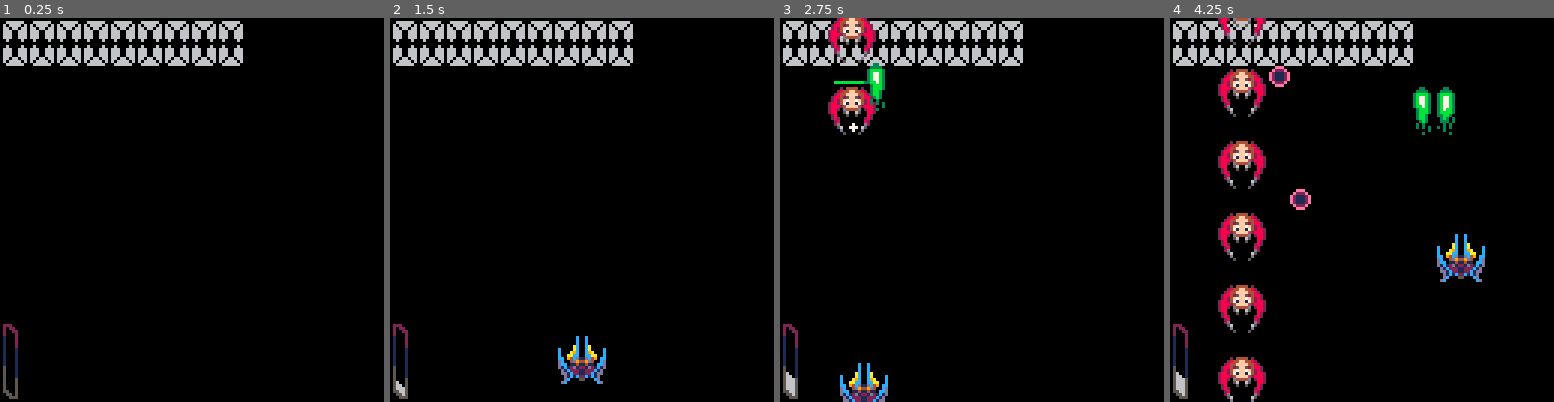
Above: before the commit, frames 1-4 (left to right).
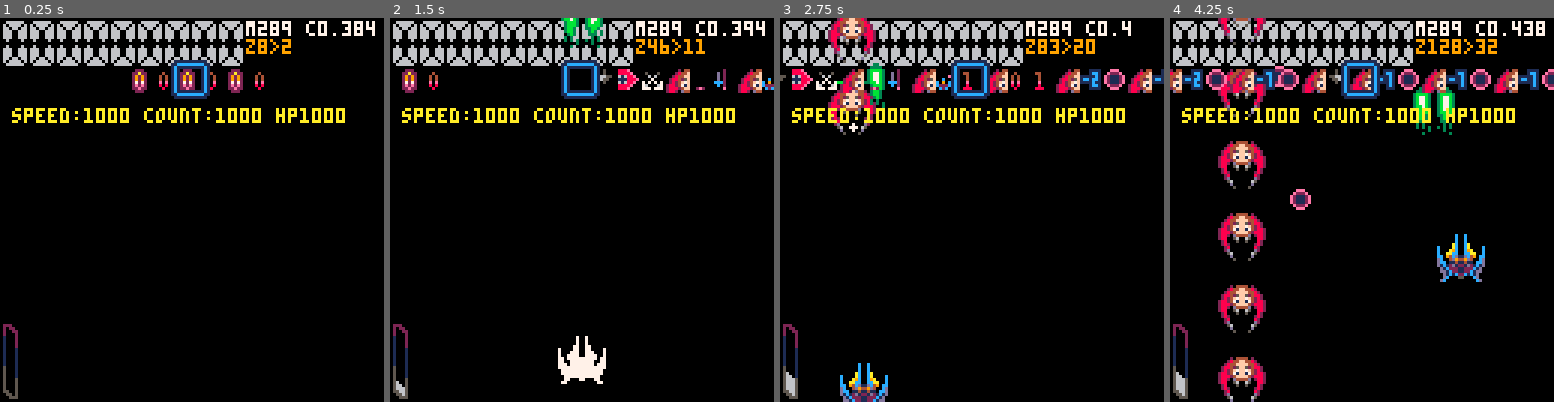
Above: after the commit, the same moments.

Repository: moechofe/pico8-mademoiselle-danmaku
Game: PICO-8 cartridge md.p8
Same seed, same stepped clock (60 frames per second), same inputs: the game is played once before the commit and once after it.
Inputs:
- Up to frame 1 (0.25 s): no input
- Up to frame 2 (1.5 s): tap O (Z key) at 0.33, 0.7, 1.43 s; tap X (X key) at 1.07 s
- Up to frame 3 (2.75 s): hold Left 1.97-2.37 s; tap X (X key) at 2.07, 2.4, 2.73 s; tap O (Z key) at 2.22 s; hold Down from 2.42 s (still down)
- Up to frame 4 (4.25 s): release Down at 2.82 s; hold Right 2.87-3.53 s; tap X (X key) every 0.33 s from 3.07 to 4.07 s; tap O (Z key) at 3.1, 3.98 s; hold Up 3.58-4.08 s; hold Right from 4.13 s (still down)

The runs differ from the first frame. In frame 1, 3.9% of the frame differs, in the area x 3-98%, y 0-28%; in frame 2, 5.9%; in frame 3, 5.8%; in frame 4, 7.0%, in the area x 0-100%, y 0-28%.

Commit message:
work on conductor and difficulty

Diff:
--- a/md.p8
+++ b/md.p8
@@ -1,20 +1,28 @@
 pico-8 cartridge // http://www.pico-8.com
 version 8
 __lua__
--- mademoiselle danmaku 0.20
+-- mademoiselle danmaku 0.21
 -- martin mauchauffee
 
--- todo: mutualize the code than
--- search for a specific "t".
--- the tile use in a cell of the
--- timeline.
+-- todo: prevent ship shoot
+-- bullets after vessel dead
+-- when below a certain y
+
+-- todo: vessel should no gain
+-- lazer when dead
 
 -- todo: make the lazer moar
 -- powerfull when it's red
 
--- todo: make sure if boss health
--- is zero to got straith to the
--- next 'm' marker
+-- todo: update conductor when
+-- lazer red is used
+
+-- todo: add a timer for boss
+
+-- todo: add a boss score
+-- multiplyer depends on timer
+-- or a depends on the speed of
+-- damage done on the boss
 
 -- todo: add a var that contain
 -- the additionnal value use
@@ -27,18 +35,11 @@
 -- because it's been hit, make
 -- it go down a little too.
 
--- todo: make the vessel godlike
--- 40/50 frame after respawn
-
 -- todo: count number of ship
 -- spawned
 
 -- todo: count number of ship
 -- destroyed
-
--- todo: make the score more
--- higher when ship are shoot
--- there bullets, more
 
 -- todo: prevent the ship to
 -- shoot bullets when player
@@ -163,10 +164,9 @@
 fp.g,fp.l=21,32
 le={} -- level
 co={} -- director normal setup
-co.ss=1.0 -- shape speed multiplyer
-co.sc=1.0 -- shape count multiplyer
-co.sd=1.0 -- shape delay multiplyer
-co.hb=1.0 -- ship hp multiplyer
+co.ss=1000 -- shape speed multiplyer
+co.sc=1000 -- shape count multiplyer
+co.hb=1000 -- ship hp multiplyer
 ui={} -- ui
 ui.d={} -- digit for score
 ui.s={} -- score per digits
@@ -183,6 +183,14 @@
 end
 
 function none()end
+
+-- ============================
+-- conductor helpep
+
+function bcount(c)
+ local n=max(1,c*(co.sc/1000))
+ if(c%2!=n%2)n+=1
+ return n end
 
 -- ============================
 -- bullet movements
@@ -496,6 +504,7 @@
   elseif t==79 then
    bo.m+=100
    bo.b+=100
+   bo.i+=2
    bo.a=true
   --developer markers
   elseif t==24 then
@@ -796,8 +805,8 @@
  q=qs[qs.g] next(qs,0)
  q.c,q.d,q.e,q.t,q.n,q.m,q.s,
  q.w,q.z,q.h,q.f
- =c*co.sc,0,d*co.sd,t,n,m,
- s*co.ss,w,0,h,f end
+ =bcount(c),0,d,t,n,m,
+ s*(co.ss/1000),w,0,h,f end
 
 -- x,y= position
 -- u,v= direction
@@ -813,8 +822,8 @@
  h.x,h.y,h.u,h.v,h.f,h.s,h.o,
  h.m,h.a,h.b,h.d,h.e,h.c,h.z,
  h.r,h.t
- =x,y,u,v,f,s,o,m,true,b*co.hb,
- 0,b,0,0,r,0
+ =x,y,u,v,f,s,o,m,true,
+ flr(b*(co.hb/1000)),0,b,0,0,r,0
  return h end
 
 function damage(h,v,qs,ve,ui)
@@ -834,7 +843,7 @@
    end
    le.a=le.rk
    le.rk,le.ma=0,0
-   bo.m,bo.a=0,false
+   bo.m,bo.a,bo.i=0,false,4
    for i=1,6 do
     local b=bo[i]
     if(b.q>0)qs[b.q].t=0
@@ -846,6 +855,7 @@
   else
    kill(h)
    locald(h.x,h.y,h.r/2,h.r/100)
+   co.ss=min(1400,co.ss+10)
   end
  end
 end
@@ -859,7 +869,7 @@
  sfx(5)
  h.b,h.m,h.a=0,none,false
  if(qs[h.q])qs[h.q].t=0
- sco(max(99,(h.c*111)-h.z+h.r))
+ sco(max(99,(h.c*333)-h.z+h.r))
  if(h.q>0)qs[h.q].t=0
  if ve.p<ui.p-3 then
   if ui.t<999 then
@@ -885,6 +895,7 @@
   ui.t=0
   --ui.p=20
  end
+ co.hb=min(1300,co.hb+10)
 end
 
 function dead()
@@ -892,6 +903,9 @@
  effect(ve.x,ve.y,die,0)
  ve.x,ve.y=0,140
  anim=arrive(110)
+ co.ss=max(700,co.ss-150)
+ co.sc=max(500,co.sc-200)
+ co.hb=max(600,co.hb-100)
 end
 
 -- ============================
@@ -943,9 +957,10 @@
 
 function reset(lvl)
  ve.x,ve.y,ve.u,ve.v,ve.a,ve.b,
- ve.z,ve.d,ve.l,ve.s,ve.p,ve.w
+ ve.z,ve.d,ve.l,ve.s,ve.p,ve.w,
+ ve.g
  =0,140,0,0,false,false,0,false,
- false,3,-1,40
+ false,3,-1,40,false
  lp={}--late postion of vessels
  lp.i=1
  lpa=false--late position active
@@ -998,10 +1013,11 @@
  -- b=real hp
  -- m=max hp
  -- d=disp hp
+ -- i=hp heal speed
  bo.x,bo.y,bo.u,bo.v,bo.s,bo.h,
- bo.b,bo.d,bo.m,bo.a
+ bo.b,bo.d,bo.m,bo.a,bo.i
  =0,-50,0,30,0.5,1,
- 0,0,0,false
+ 0,0,0,false,4
  -- x,y=pos from boss
  -- a=active (needed)
  -- u,v=canon dir
@@ -1029,6 +1045,7 @@
 
 function arrive(wait)
  return cocreate(function()
+  ve.g=true
   while wait>0 do
    wait-=1
    yield()
@@ -1043,6 +1060,12 @@
    yield()
   end
   ve.a=true
+  wait=30
+  while wait>0 do
+   wait-=1
+   yield()
+  end
+  ve.g=false
   anim=false
  end)
 end
@@ -1053,7 +1076,8 @@
   ctr()
  elseif not anim then
   anim=arrive(10)
- elseif costatus(anim) then
+ end
+ if anim and costatus(anim) then
   coresume(anim)
  end
  upd()
@@ -1135,7 +1159,7 @@
   -- hp
   d=bo.b-bo.d
   if d>4 then
-   bo.d+=4
+   bo.d+=bo.i
   elseif d<-2 then
    bo.d-=2
   else
@@ -1167,7 +1191,6 @@
   spr(132,x,y-16,4,4,true)
   spr(136,x,y+0,4,2,true)
   spr(140,x,y+16,4,2,true)
-  pset(bo.x,bo.y,7)
  end
  -- update,draw ship
  for i=1,hs.l do
@@ -1233,8 +1256,15 @@
   f.z+=1
  end
  -- update,draw vessel
+ if ve.g and le.z%4>1 then
+  pal(10,7) pal(9,7)
+  pal(4,7) pal(12,7)
+  pal(13,7) pal(1,7)
+  pal(2,7) pal(5,7)
+ end
  spr(32,ve.x-8,ve.y-11,1,2)
  spr(32,ve.x,ve.y-11,1,2,true)
+ pal()
  -- update beam
  if ve.b then
   if be.d==0 then
@@ -1355,9 +1385,13 @@
   b.x+=b.u b.y+=b.v
   b.m(i,b)
   local d=dis(b.x-3,b.y-3,ve.x-4,ve.y-3)
-  if ve.a and d>0 then
+  if ve.a and d>0 and not ve.g then
    if(d<6)dead()
-   if(d<200)ve.d=true power(ve,0.375)
+   if d<200  then
+    ve.d=true
+    power(ve,0.375)
+    co.sc=min(1700,co.sc+1)
+   end
   end
   if b.x<-72 or b.x>72
   or b.y<-16 or b.y>142 then
@@ -1461,10 +1495,12 @@
  rectfill(-64,0,64,127,0)
  scene()
 
- if false then -- debug
+ if true then -- debug
   print("m"..flr(stat(0)).." c"..flr(stat(1)*1000)/1000,18,1,7)
   print("z"..le.z..">"..flr(le.a),18,7,9)
   print(err,-57,122,8)
+  print("speed:"..co.ss.." count:"..co.sc.." hp"..co.hb,-60,30,10)
+
   x,y=le.a%128,flr(le.a/128)
   map(x-8,y,-68,17,32,1)
   spr(95,-7,14)
@@ -1741,7 +1777,7 @@
 2a072f801c213c3c73607362780a070100082f29820a062f717974311f022e090000000000000000000000000000002a08083e05821f71798272310b82020b020a02002b062f09801c3c3c3c76730a07070708627022047376740100000000000000000000000a092d0909000000000000000000006070607060702f00787774
 00290906821c31820b070607820b0706070a0706070c070505010b070505010a07050501000000002907062f911c3c21737362700a04002f092b05833906832b05833906832b05833906830000000000293e0909311f7178607200930a03930a03930a03930a0300000000000000000000000000000000000000000000000000
 006070607060707f00090000000000000000080000000000070008285e39004f4f384e1f607279617321390a010b0100003a0000001c6174703b60710f02000000384e093b4f4f4f5e073a4e211e5a60757369703f0a0b030000211c63727160720e010000000000000e01000e01000000003b000e01000e010000000000000e
-01000000000e01000e010000000000000e01000e010000000000000e01000e01000000384e00284f4f4f5e004e000000211e60777264793c3c0e01000000000000311f5a60717860733f0c0d03000000004e093b380039003a0039285e004f4f4f4f4e211c3d3d3d3d61717363760e040000213c1c6078736172100f01000000
+01000000000e01000e010000000000000e01000e010000000000000e01000e01000000384e19284f4f4f5e004e000000211d61747363773c3c0e01000000000000311f5a60717860733f0c0d03000000004e093b380039003a0039285e004f4f4f4f4e211c3d3d3d3d61717363760e040000213c1c6078736172100f01000000
 000000000000000000000000000000000000000000000000004e00000000006f000000000000000000000000000000000000000000000000000000000000000000000000000000006f00000000000000000000000000000000000000000000000000000000000000000000000000000000000000000000000000000000000000
 0000000000000000000000000000000000000000000000000000000000000000000000000000000000000000000000000000000000000000000000000000000000000000000000000000000000000000000000000000000000000000000000000000000000000000000000000000000000000000000000000000000000000000
 0000000000000000000000000000000000000000000000000000000000000000000000000000000000000000000000000000000000000000000000000000000000000000000000000000000000000000000000000000000000000000000000000000000000000000000000000000000000000000000000000000000000000000
Not shown, changed: the thumbnail (__label__) section of md.p8
